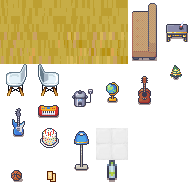
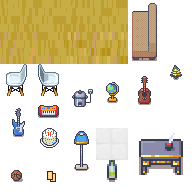
Revision of a layered (192, 192) image; what changed, layer by layer:
painted on "tileset_hs18.png" over box(109, 21, 188, 178)
